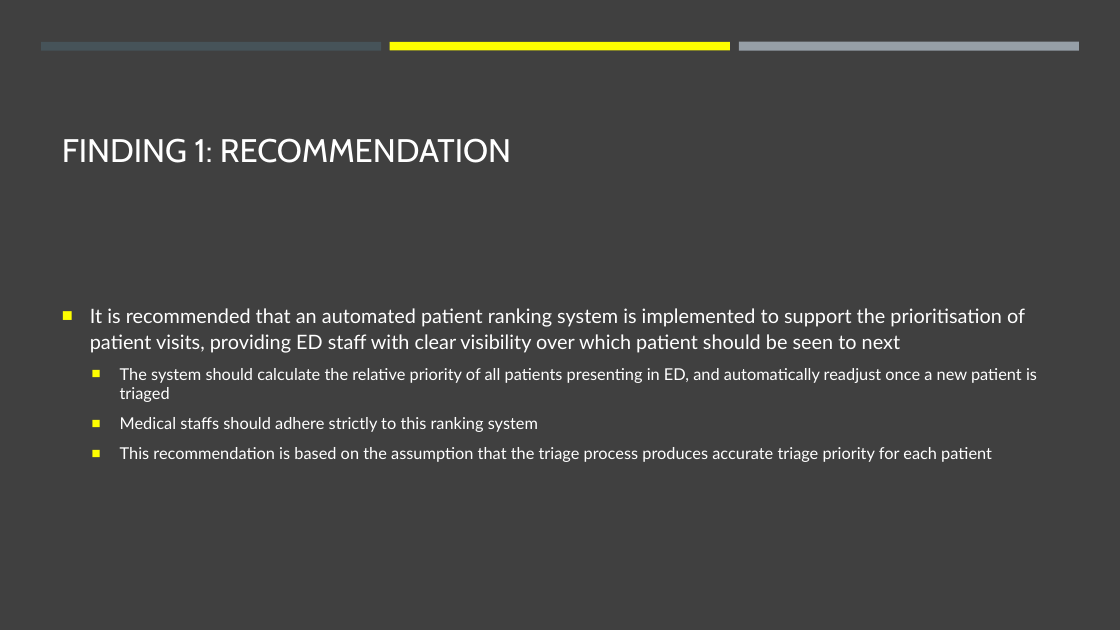
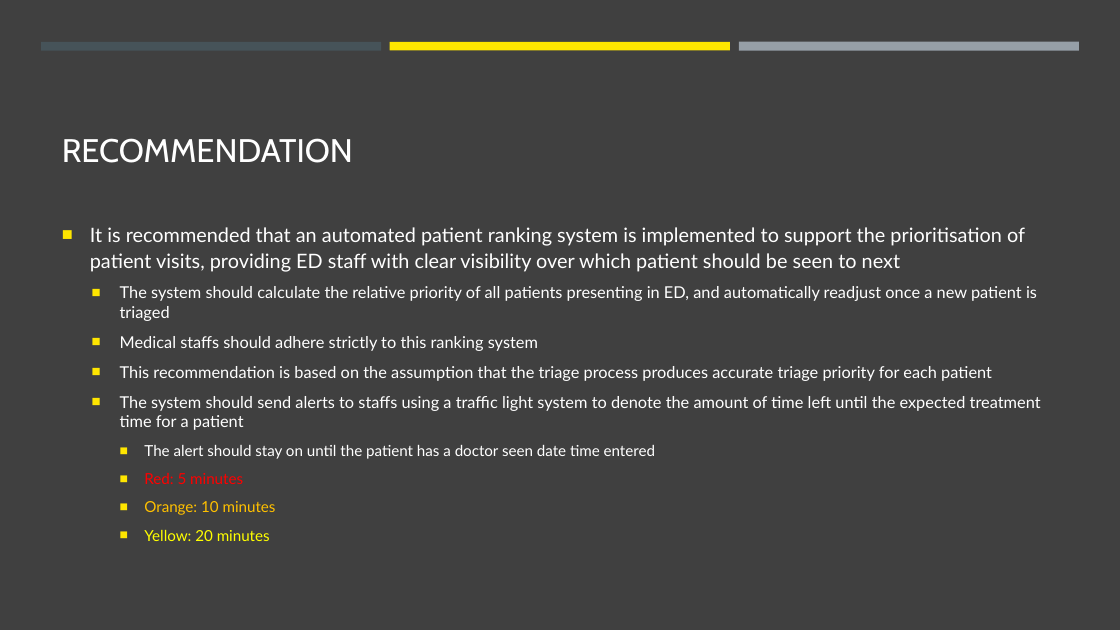
Before and after one commit to jasonnguyen3697/EY_DataChallenge, a slide deck: slide 10 of stuff.pptx (slide 9 before the commit). Drawn at 1120x630 pixels with LibreOffice and Linux fonts; fonts in the diff are those of the drawing. Boxes give left, top, right and bottom in pixels: in the first picture for what was removed or moved away, otherwise in the second. Text is boxed around its words. In the diff, an @@ line names an element or a change of style, - is before the commit and + after.

```diff
--- a/stuff.pptx
+++ b/stuff.pptx
@@ rectangle at bbox=[390, 42, 730, 50]: fill #FFFF00 to #FFE600 @@
@@ title at bbox=[62, 138, 353, 163]: text changed @@
-FINDING 1: RECOMMENDATION
+RECOMMENDATION
@@ text at bbox=[90, 227, 1037, 381]: bullet colour #FFFF00 to #FFE600 @@
@@ text at bbox=[120, 396, 1041, 541]: paragraphs added @@
+  ■ The system should send alerts to staffs using a traffic light system to denote the amount of time left until the expected treatment time for a patient
+    ■ The alert should stay on until the patient has a doctor seen date time entered
+    ■ Red: 5 minutes
+    ■ Orange: 10 minutes
+    ■ Yellow: 20 minutes
```
Also in this commit, not shown: 8 other slides changed, 7 slides added, 4 slides removed.
